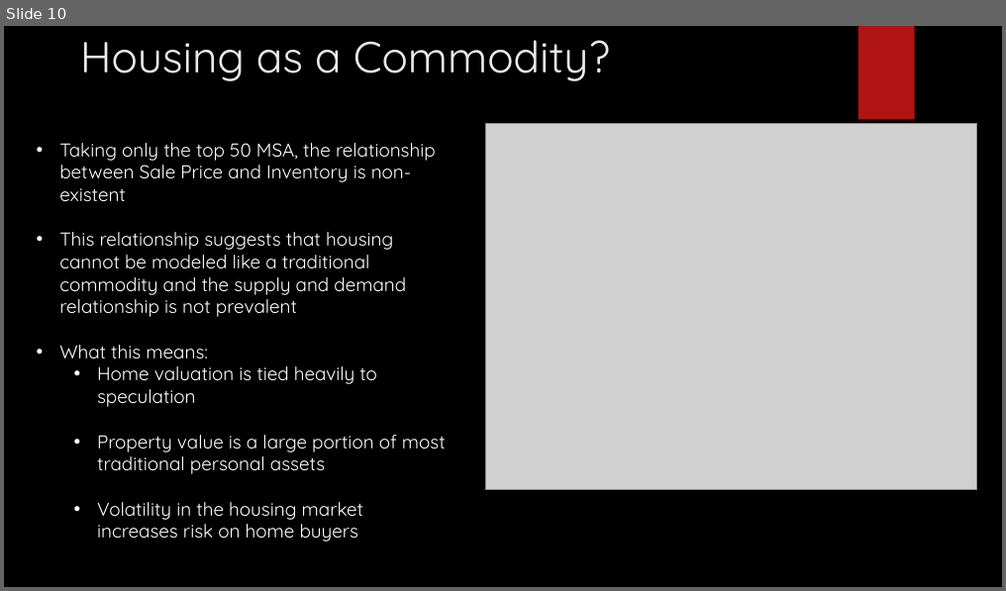
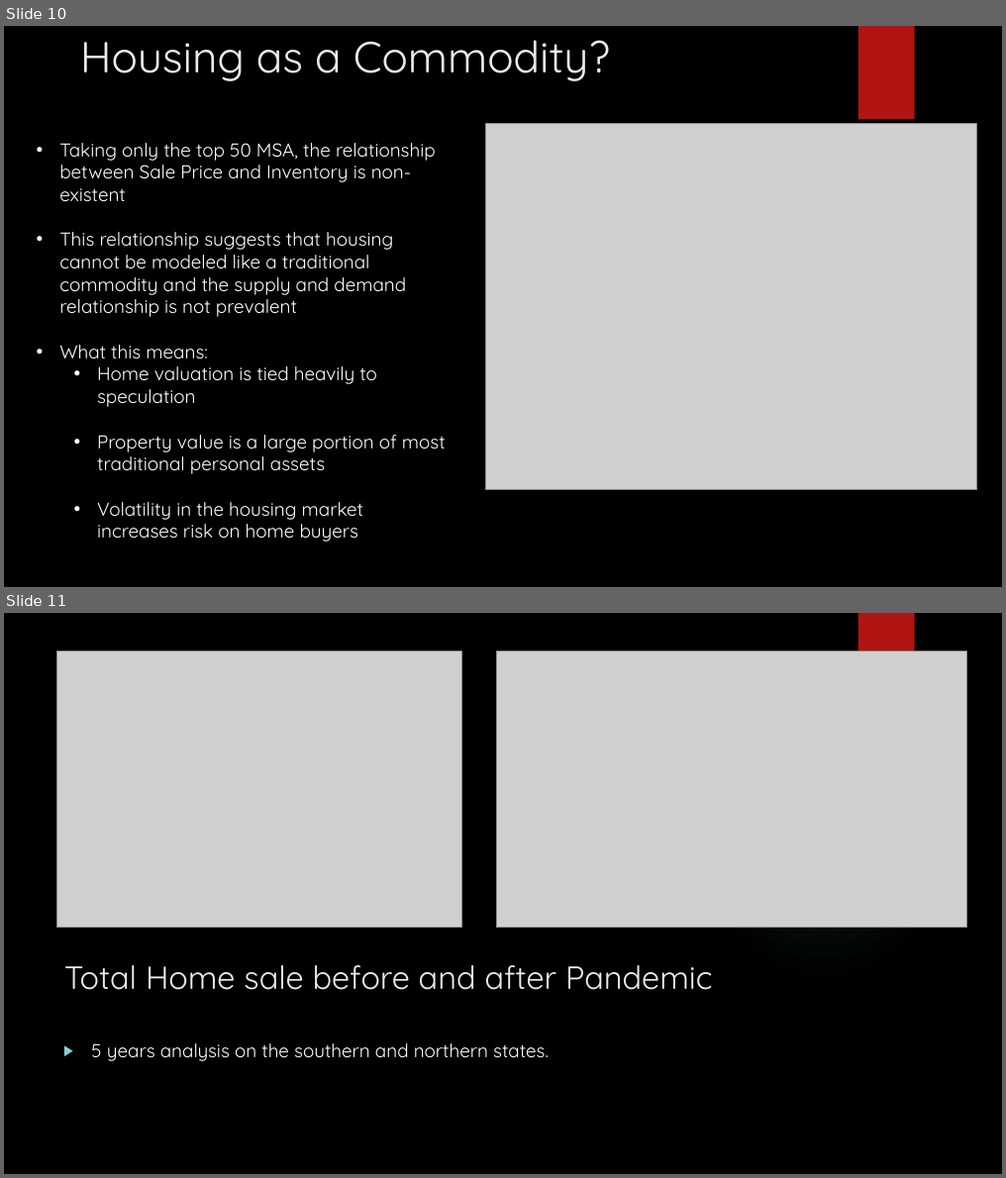
Before and after one commit to grantkerkman/project1_housing, a slide deck: Housing Trends_GK.pptx. Shown one above the other, each under a label of ours: slide 10 before the commit, slides 10 and 11 after it. The pictures are 1006x591 and 1006x1178 pixels, drawn with LibreOffice and Linux fonts; fonts in the diff are those of the drawing; grey boxes stand for pictures; background and template pictures are left out. Boxes give left, top, right and bottom in pixels: in the first picture for what was removed or moved away, otherwise in the second. Text is boxed around its words. In the diff, an @@ line names an element or a change of style, - is before the commit and + after.

```diff
--- a/Housing Trends_GK.pptx
+++ b/Housing Trends_GK.pptx
@@ slide 11 added at box(4, 613, 1002, 1174), background picture (left out); not listed: 1 template element that a slide beside it also shows @@
@@ picture added at box(57, 651, 462, 928) @@
@@ picture added at box(496, 651, 966, 928) @@
@@ ellipse added at box(709, 750, 939, 980), fill gradient #50B9C1 @@
@@ title added at box(64, 965, 713, 990), 31 pt, text #EBEBEB @@
+Total Home sale before and after Pandemic
@@ text added at box(91, 1044, 548, 1061), 18 pt, text #FFFFFF @@
+▶ 5 years analysis on the southern and northern states.
```
Also in this commit, not shown: 1 other slide added, 1 other file.
